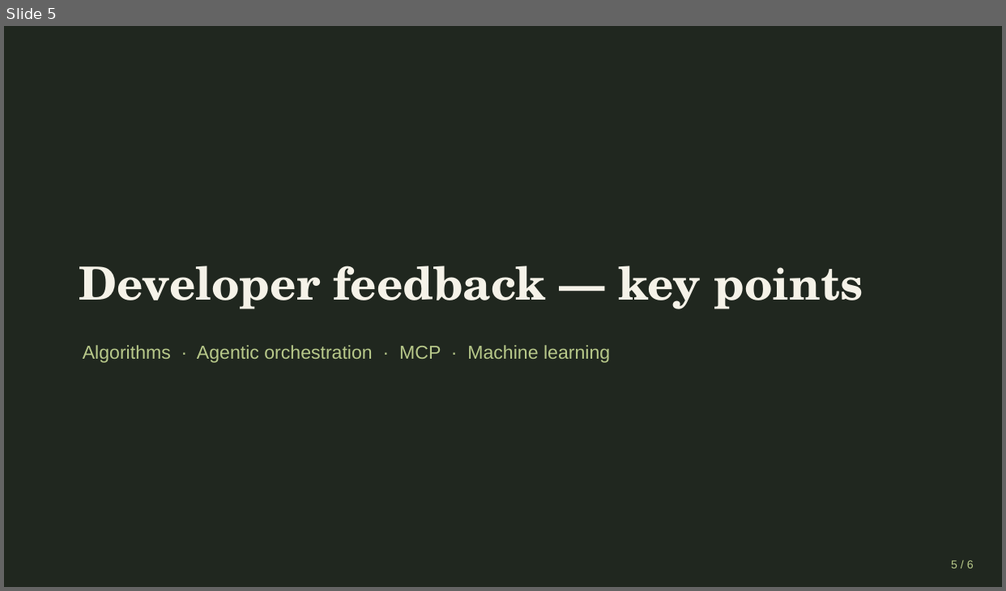
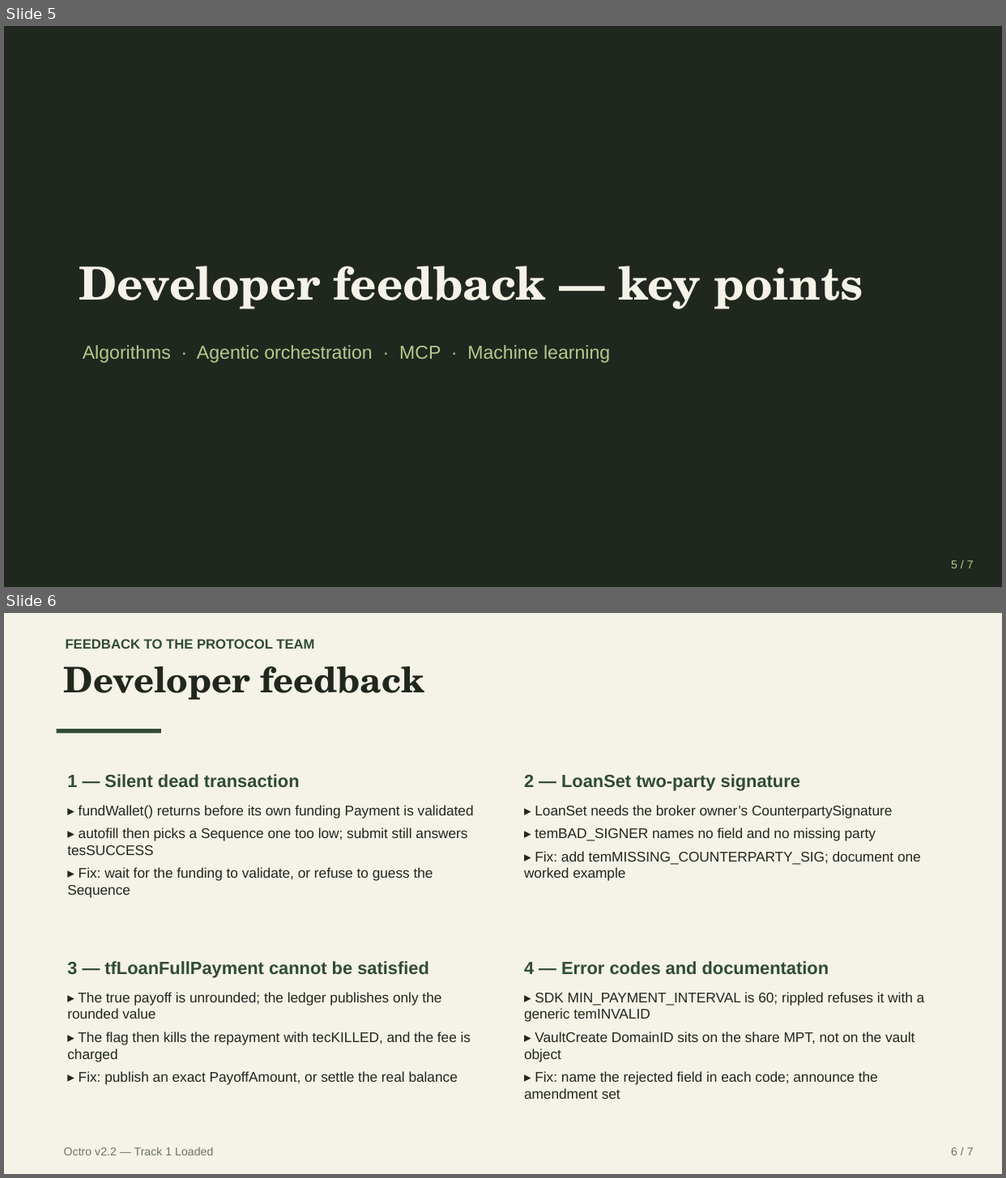
Before and after one commit to KaiZenKOS/Octro, a slide deck: docs/presentation/octro-presentation.pptx. Shown one above the other, each under a label of ours: slide 5 before the commit, slides 5 and 6 after it. The pictures are 1006x591 and 1006x1178 pixels, drawn with LibreOffice and Linux fonts; fonts in the diff are those of the drawing. Boxes give left, top, right and bottom in pixels: in the first picture for what was removed or moved away, otherwise in the second. Text is boxed around its words. In the diff, an @@ line names an element or a change of style, - is before the commit and + after.

```diff
--- a/docs/presentation/octro-presentation.pptx
+++ b/docs/presentation/octro-presentation.pptx
@@ slide 6 added at box(4, 613, 1002, 1174), background #FFFFFF @@
@@ rectangle added at box(4, 613, 1002, 1174), fill #F5F2E8 @@
@@ text added at box(66, 639, 314, 649), 13 pt, text #304B35, bold @@
+FEEDBACK TO THE PROTOCOL TEAM
@@ text added at box(64, 666, 424, 700), 34 pt, text #20271F, bold @@
+Developer feedback
@@ rectangle added at box(57, 729, 161, 734), fill #304B35 @@
@@ text added at box(67, 774, 300, 788), 17 pt, text #304B35, bold @@
+1 — Silent dead transaction
@@ text added at box(524, 774, 800, 791), 17 pt, text #304B35, bold @@
+2 — LoanSet two-party signature
@@ text added at box(67, 805, 474, 898), 13.5 pt, text #20271F @@
+▸ fundWallet() returns before its own funding Payment is validated
+▸ autofill then picks a Sequence one too low; submit still answers tesSUCCESS
+▸ Fix: wait for the funding to validate, or refuse to guess the Sequence
@@ text added at box(524, 805, 921, 881), 13.5 pt, text #20271F @@
+▸ LoanSet needs the broker owner’s CounterpartySignature
+▸ temBAD_SIGNER names no field and no missing party
+▸ Fix: add temMISSING_COUNTERPARTY_SIG; document one worked example
@@ text added at box(67, 961, 429, 978), 17 pt, text #304B35, bold @@
+3 — tfLoanFullPayment cannot be satisfied
@@ text added at box(524, 961, 829, 975), 17 pt, text #304B35, bold @@
+4 — Error codes and documentation
@@ text added at box(67, 992, 471, 1085), 13.5 pt, text #20271F @@
+▸ The true payoff is unrounded; the ledger publishes only the rounded value
+▸ The flag then kills the repayment with tecKILLED, and the fee is charged
+▸ Fix: publish an exact PayoffAmount, or settle the real balance
@@ text added at box(524, 992, 925, 1099), 13.5 pt, text #20271F @@
+▸ SDK MIN_PAYMENT_INTERVAL is 60; rippled refuses it with a generic temINVALID
+▸ VaultCreate DomainID sits on the share MPT, not on the vault object
+▸ Fix: name the rejected field in each code; announce the amendment set
@@ text added at box(64, 1148, 213, 1156), 11 pt, text #6B7463 @@
+Octro v2.2 — Track 1 Loaded
@@ text added at box(951, 1148, 974, 1156), 11 pt, text #6B7463 @@
+6 / 7
@@ slide 5 changed as well @@
@@ text at box(951, 561, 974, 569): text changed @@
-5 / 6
+5 / 7
```
Also in this commit, not shown: 4 other slides changed, 1 other slide added, 1 slide removed, 1 other file.
